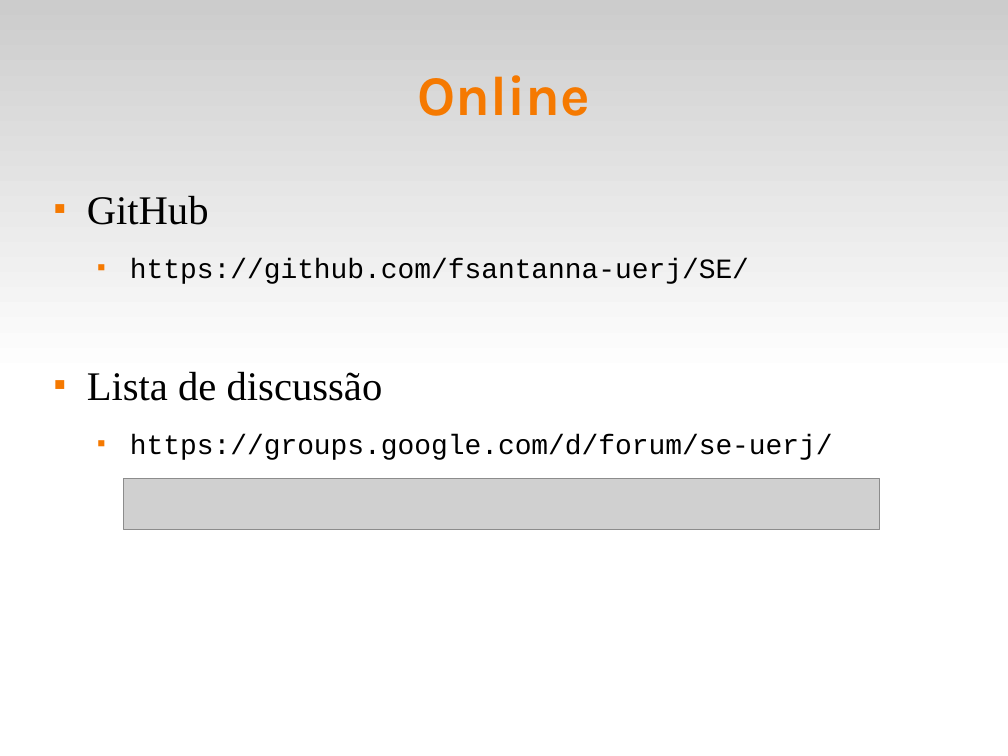
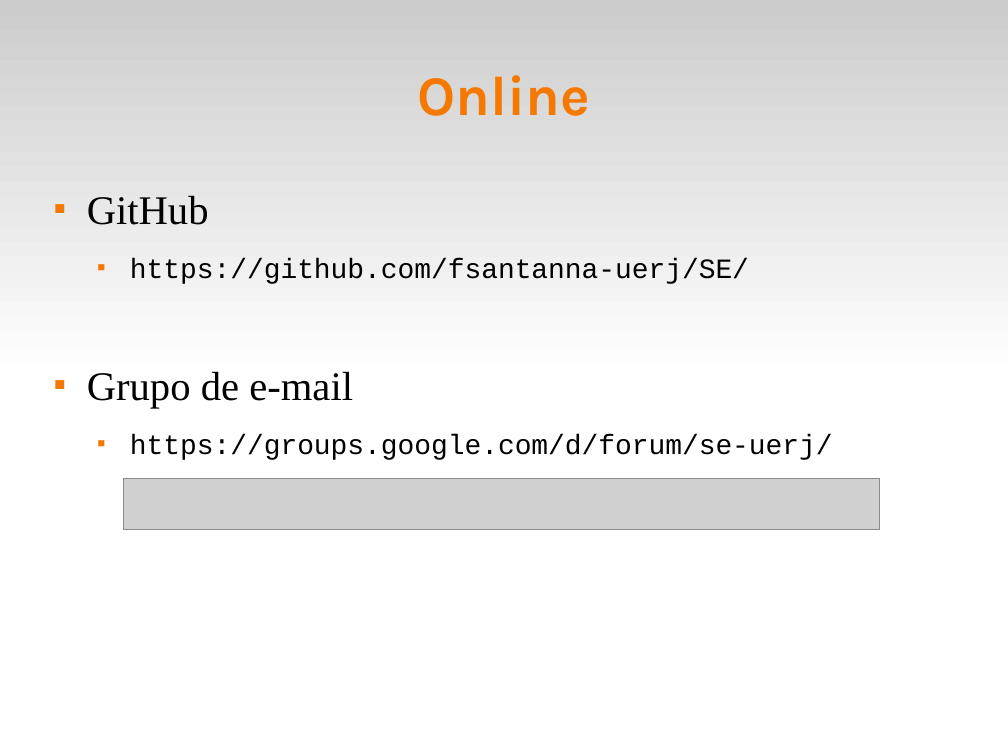
Before and after one commit to fsantanna-uerj/SE, a slide deck: slide 6 of Slides/se-00-intro.odp. Drawn at 1008x756 pixels with LibreOffice and Linux fonts; fonts in the diff are those of the drawing; grey boxes stand for pictures. Boxes give left, top, right and bottom in pixels: in the first picture for what was removed or moved away, otherwise in the second. Text is boxed around its words. In the diff, an @@ line names an element or a change of style, - is before the commit and + after.

```diff
--- a/Slides/se-00-intro.odp
+++ b/Slides/se-00-intro.odp
@@ text at [87, 371, 353, 408]: text changed @@
-■ Lista de discussão
+■ Grupo de e-mail
```
Also in this commit, not shown: 3 other files.
